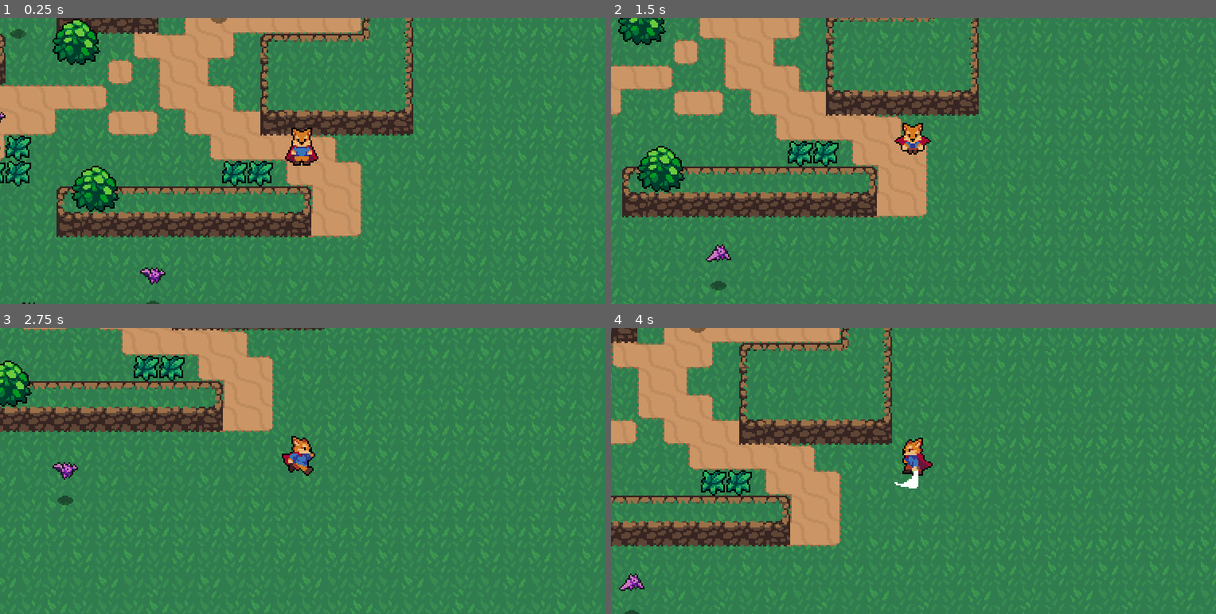
Above: before the commit, frames 1-4 (two rows, left to right).
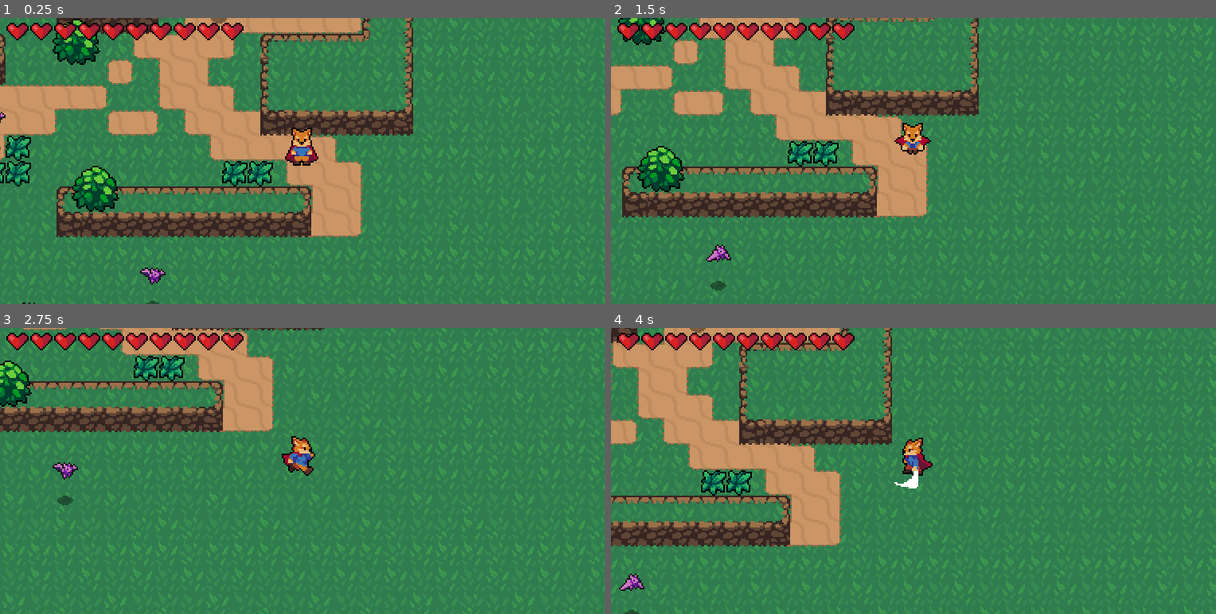
Above: after the commit, the same moments.

Repository: OlexYakov/godot_tutorial
Game: Godot game, scene res://World.tscn
Same seed, same stepped clock (60 frames per second), same inputs: the game is played once before the commit and once after it.
Inputs:
- Up to frame 1 (0.25 s): no input
- Up to frame 2 (1.5 s): hold D (ui_right) 0.53-1.28 s; tap J (attack) at 0.6 s; tap Space (roll) at 0.8, 1.35 s; hold S (ui_down) from 1.28 s (still down)
- Up to frame 3 (2.75 s): tap J (attack) at 1.55, 2.1 s; release S (ui_down) at 2.03 s; hold D (ui_right) from 2.03 s (still down); tap Space (roll) at 2.3 s
- Up to frame 4 (4 s): release D (ui_right) at 2.78 s; hold W (ui_up) 2.78-3.53 s; tap Space (roll) at 2.85, 3.8 s; tap J (attack) at 3.05, 3.6 s; hold A (ui_left) from 3.53 s (still down)

The runs differ from the first frame. In frame 1, 9.9% of the frame differs, in the area x 0-100%, y 0-100%; in frame 2, 11%; in frame 3, 11%; in frame 4, 10%.

Commit message:
camera and player IFrames

Diff:
--- a/Player/Player.gd
+++ b/Player/Player.gd
@@ -68,23 +68,24 @@
 		state = ROLL
 		velocity = (velocity + roll_dir * MAX_SPEED * ROLL_FACTOR)/2
 
-
 func attack_state(_delta):
 	animationState.travel("Attack")
 	move()
 
+func end_attack_state():
+	state = MOVE
+
 func roll_state(_delta):
+	hurtbox.invincible = true
 	animationState.travel("Roll")
 	move()
 
+func end_roll_state():
+	state = MOVE
+	hurtbox.invincible = false
+
 func move():
 	velocity = move_and_slide(velocity)
-
-func end_attack_state():
-	state = MOVE
-
-func end_roll_state():
-	state = MOVE
 
 func _on_health_depleted():
 	queue_free()
--- a/Player/Player.tscn
+++ b/Player/Player.tscn
@@ -664,7 +664,7 @@
 
 [node name="HitboxPivot" type="Position2D" parent="."]
 position = Vector2( 0, -8 )
-rotation = 3.14159
+rotation = 1.5708
 
 [node name="SwordHitbox" parent="HitboxPivot" instance=ExtResource( 3 )]
 collision_layer = 8
@@ -684,7 +684,6 @@
 
 [node name="CollisionShape2D" parent="Hurtbox" index="0"]
 shape = SubResource( 48 )
-[connection signal="area_entered" from="HitboxPivot/SwordHitbox" to="HitboxPivot/SwordHitbox" method="_on_SwordHitbox_area_entered"]
 
 [editable path="HitboxPivot/SwordHitbox"]
 
--- a/World.tscn
+++ b/World.tscn
@@ -490,7 +490,7 @@
 [node name="World" type="Node2D"]
 
 [node name="Sprite" type="Sprite" parent="."]
-position = Vector2( 190, 90 )
+position = Vector2( 259.374, 101.773 )
 texture = ExtResource( 5 )
 region_enabled = true
 region_rect = Rect2( -400, -400, 800, 800 )
@@ -622,7 +622,7 @@
 
 [node name="AnimatedSprite" parent="Entities/YSort/BatBoss" index="0"]
 position = Vector2( 1.90735e-06, -8.26023 )
-frame = 4
+frame = 3
 
 [node name="Hurtbox" parent="Entities/YSort/BatBoss" index="3"]
 position = Vector2( 0, 1.5102 )
@@ -642,7 +642,9 @@
 [node name="Sprite2" parent="Entities/Pickups" instance=ExtResource( 10 )]
 position = Vector2( 355.353, 16.7735 )
 
-[node name="PlayerUI" parent="." instance=ExtResource( 8 )]
+[node name="CanvasLayer" type="CanvasLayer" parent="."]
+
+[node name="PlayerUI" parent="CanvasLayer" instance=ExtResource( 8 )]
 margin_left = 4.36536
 margin_top = 2.77795
 margin_right = 181.365
Not shown, changed: .mono/metadata/ide_messaging_meta.txt
